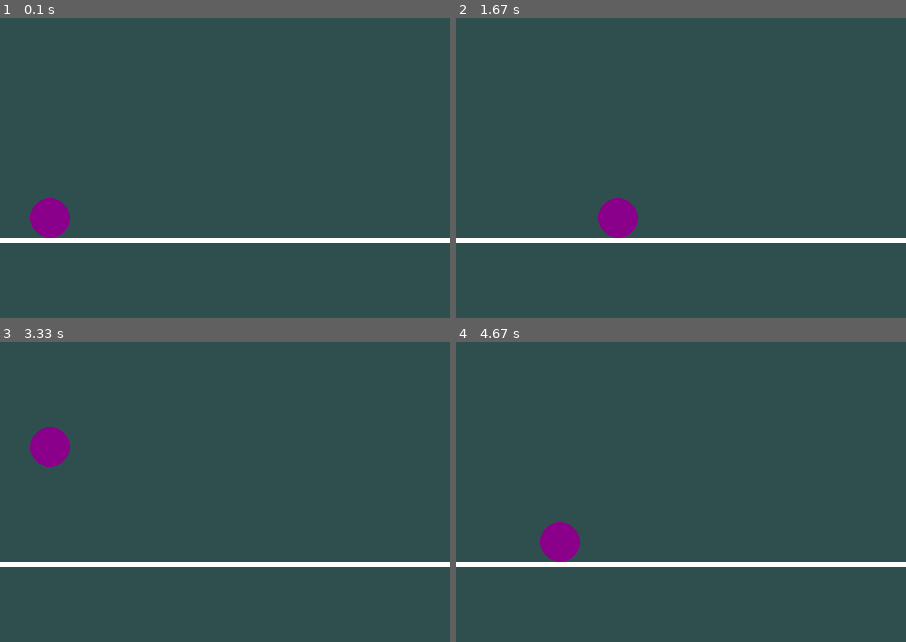
Above: before the commit, frames 1-4 (two rows, left to right).
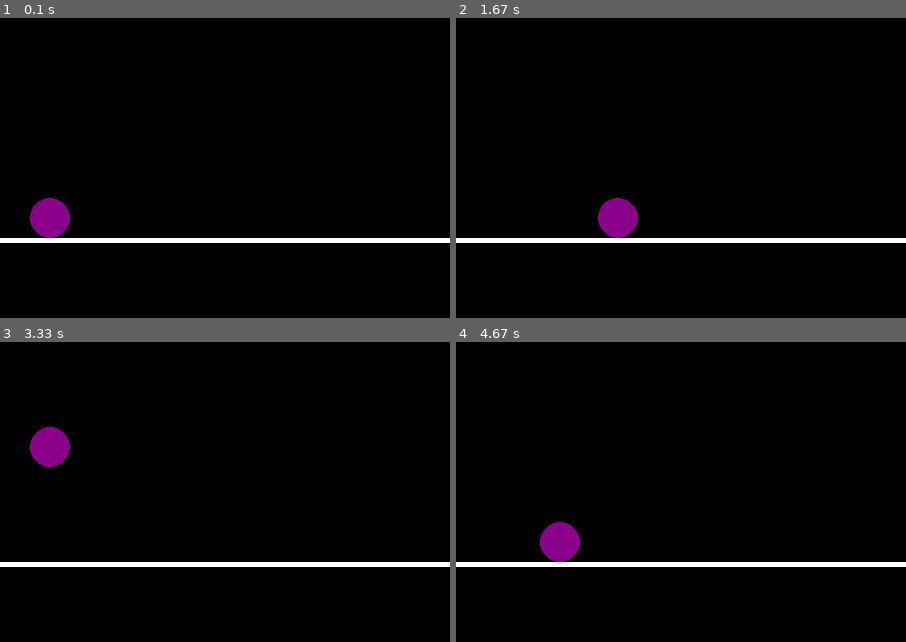
Above: after the commit, the same moments.

Repository: Al3x1sCS/PyGameTests
Game: pygame game, started from PyGameTests.py
The game is run twice, just before and just after one commit, with the same random seed, the same clock (stepped at 60 frames per second) and the same inputs.
Inputs:
- Up to frame 1 (0.1 s): no input
- Up to frame 2 (1.67 s): hold D 0.33-0.8 s; hold W 0.83-1.13 s; hold D 1.17-1.63 s
- Up to frame 3 (3.33 s): hold A 1.67-2.2 s; hold A 2.57-2.97 s; hold W from 3 s (still down)
- Up to frame 4 (4.67 s): release W at 3.37 s; hold D 3.4-4.03 s; hold A from 4.47 s (still down)

The runs differ from the first frame. In frame 1, 97% of the frame differs, in the area x 0-100%, y 0-100%; in frame 2, 97%; in frame 3, 97%; in frame 4, 97%.

Commit message:
Feat: Adicionadndo comentários. Foram adicionados alguns comentários explicativos.

Diff:
--- a/PyGameTests.py
+++ b/PyGameTests.py
@@ -4,8 +4,7 @@
 pygame.init()
 
 # Mark: Constantes do jogo
-
-# --tema--
+# --Cores--
 brown = (139, 69, 19)
 black = (0, 0, 0)
 blue = (0, 0, 255)
@@ -15,14 +14,13 @@
 indigo = (75, 0, 130)
 red = (128, 0, 0)
 white = (255, 255, 255)
-
 # --tela--
 WIDTH = 450
 HEIGHT = 300
 dimensions = (WIDTH, HEIGHT)
 screen = pygame.display.set_mode(dimensions)
 pygame.display.set_caption('Endlesscape')
-background = carbon
+background = black
 fps = 60
 font = pygame.font.Font('freesansbold.ttf', 16)
 timer = pygame.time.Clock()
@@ -37,13 +35,13 @@
 gravity = 1
 
 # Mark: Loop Principal
-
+# Enquanto o jogo estiver rodando
 while running:
     timer.tick(fps)
     screen.fill(background)
     floor = pygame.draw.rect(screen, white, [0, 220, WIDTH, 5])
     player = pygame.draw.circle(screen, darkmagenta, [player_x, player_y], 20)
-
+    # PARA cada evento no jogo testa se uma tecla está sendo pressionada ou não.
     for event in pygame.event.get():
         if event.type == QUIT:
             running = False
@@ -57,6 +55,7 @@
                 x_change = -2
             if event.key == pygame.K_s:
                 x_change = 0
+        # SE a tecla não estiver pressionada o movimento sera nulo.
         if event.type == pygame.KEYUP:
             if event.key == pygame.K_d:
                 x_change = 0
@@ -64,8 +63,8 @@
                 x_change = 0
             if event.key == pygame.K_s:
                 x_change = 0
-
     # X
+    # Se certifica que o jogador esta dentro da tela no eixo X
     if 0 <= player_x <= 430:
         player_x += x_change
     if player_x < 0:
@@ -73,6 +72,7 @@
     if player_x > 430:
         player_x = 430
     # Y
+    # Se certifica que o jogador caia quando pula.
     if y_change > 0 or player_y < 200:
         player_y -= y_change
         y_change -= gravity
